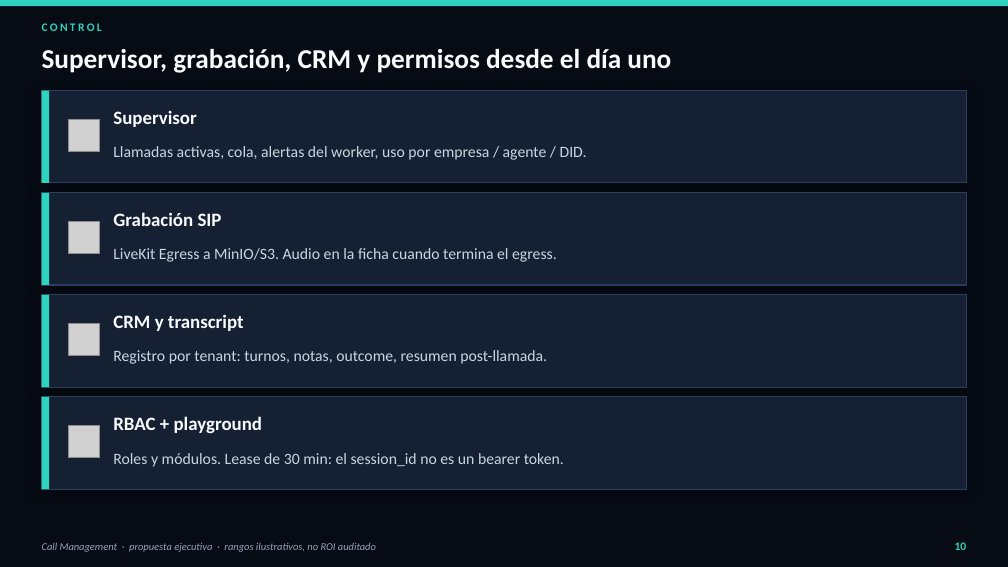
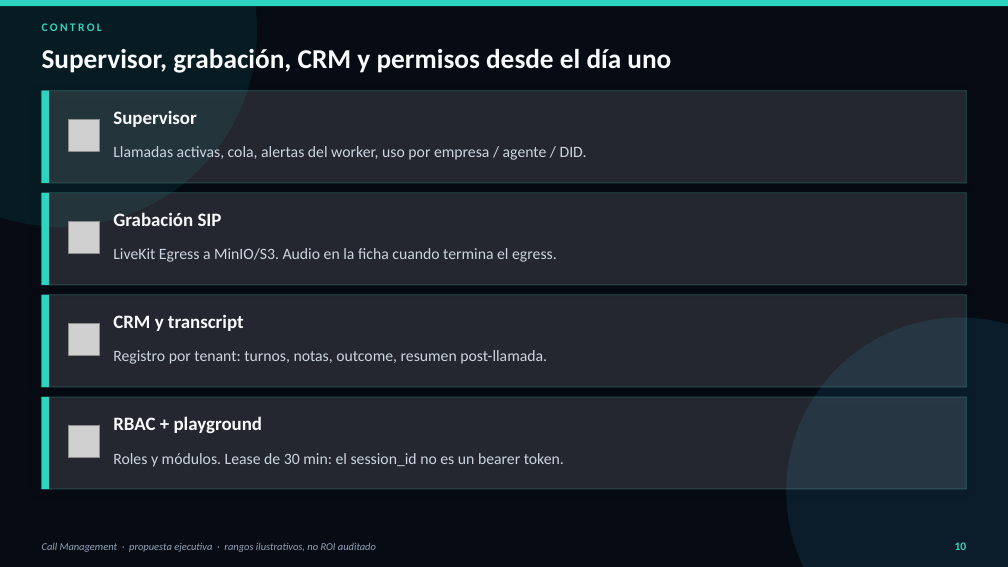
Before and after one commit to Zombie10/CallManagement, a slide deck: slide 10 of docs/Propuesta_Callcenter_Bancario.pptx. Drawn at 1008x567 pixels with LibreOffice and Linux fonts; fonts in the diff are those of the drawing; grey boxes stand for pictures. Boxes give left, top, right and bottom in pixels: in the first picture for what was removed or moved away, otherwise in the second. Text is boxed around its words. In the diff, an @@ line names an element or a change of style, - is before the commit and + after.

```diff
--- a/docs/Propuesta_Callcenter_Bancario.pptx
+++ b/docs/Propuesta_Callcenter_Bancario.pptx
@@ ellipse added at <box>0,0,257,227</box>, fill #0D9488 at 12% opacity @@
@@ ellipse added at <box>786,318,1008,567</box>, fill #38BDF8 at 10% opacity @@
@@ fill #152033 to #FFFFFF at 12% opacity; outline #2A4060 1 pt to #5EEAD4 0.75 pt in 4 elements at <box>42,91,966,183</box>, <box>42,193,966,285</box>, <box>42,295,966,387</box>, <box>42,397,966,489</box> @@
```
Also in this commit, not shown: 11 other slides changed, 4 other files.
